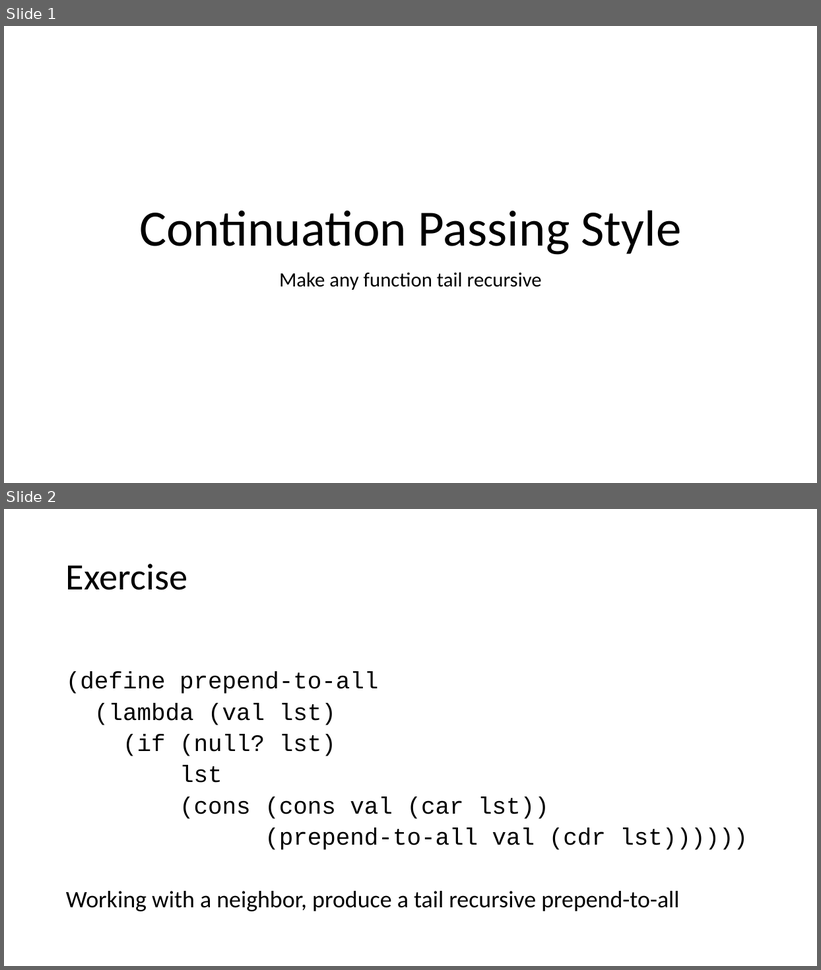
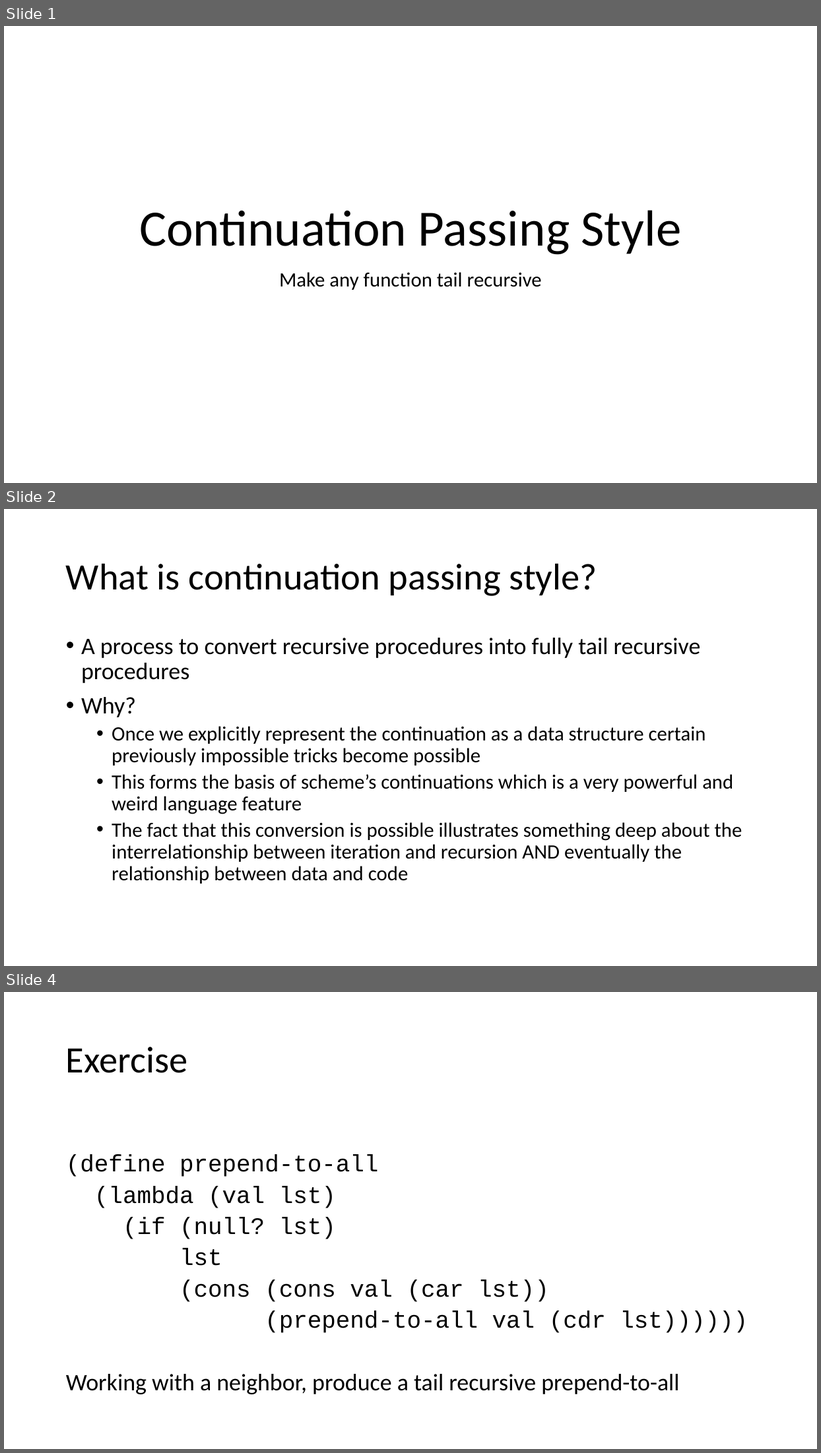
Before and after one commit to RHIT-CSSE/csse304, a slide deck: ClassMaterials/CPS/CPS intro.pptx. Shown one above the other, each under a label of ours: slides 1 and 2 before the commit, slides 1, 2 and 4 after it; the slides between them are not shown. The pictures are 821x970 and 821x1453 pixels, drawn with LibreOffice and Linux fonts; fonts in the diff are those of the drawing. Boxes give left, top, right and bottom in pixels: in the first picture for what was removed or moved away, otherwise in the second. Text is boxed around its words. In the diff, an @@ line names an element or a change of style, - is before the commit and + after.

```diff
--- a/ClassMaterials/CPS/CPS intro.pptx
+++ b/ClassMaterials/CPS/CPS intro.pptx
@@ slide 2 added at [4, 509, 817, 966], background #FFFFFF @@
@@ title added at [66, 563, 597, 596], 44 pt, text #000000 @@
+What is continuation passing style?
@@ text added at [81, 638, 743, 884], 24 pt, text #000000 @@
+• A process to convert recursive procedures into fully tail recursive procedures
+• Why?
+  • Once we explicitly represent the continuation as a data structure certain previously impossible tricks become possible
+  • This forms the basis of scheme’s continuations which is a very powerful and weird language feature
+  • The fact that this conversion is possible illustrates something deep about the interrelationship between iteration and recursion AND eventually the relationship between data and code
@@ what was slide 2 is now slide 4 @@
```
Also in this commit, not shown: 1 other slide added, 1 other file.
